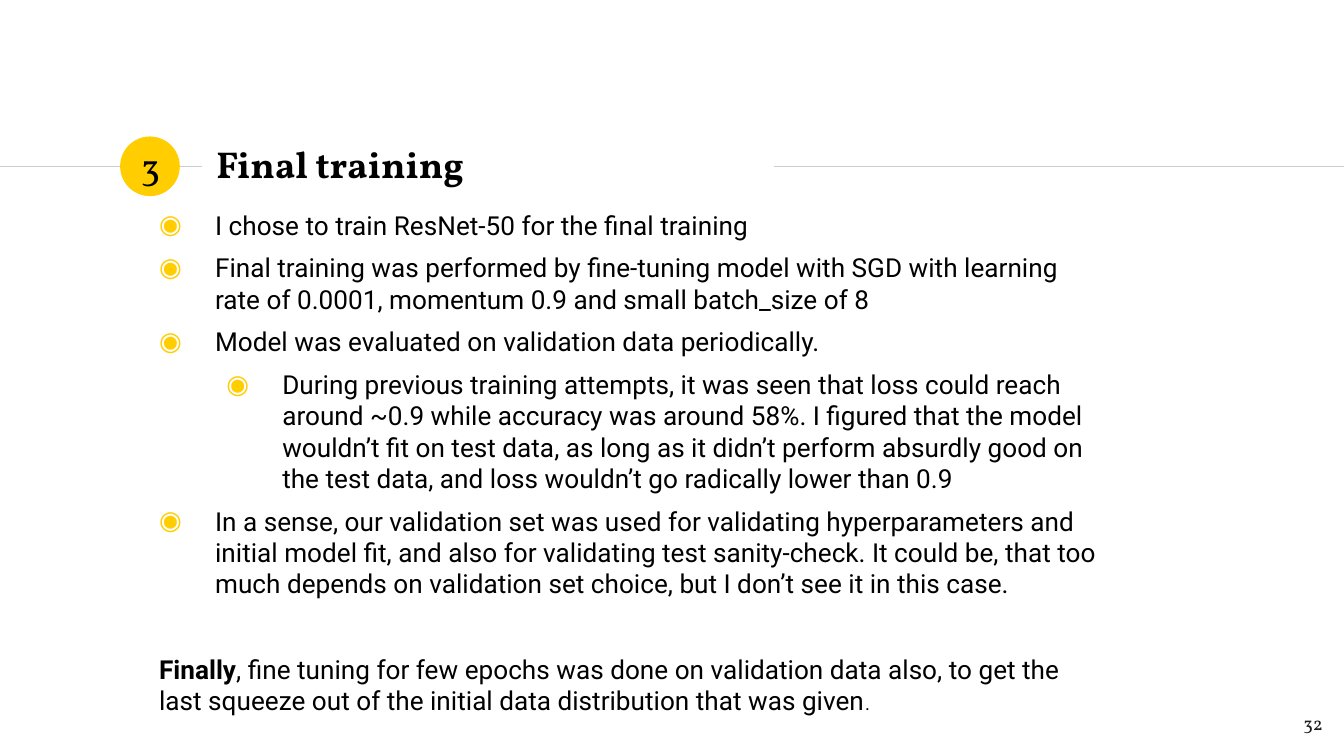
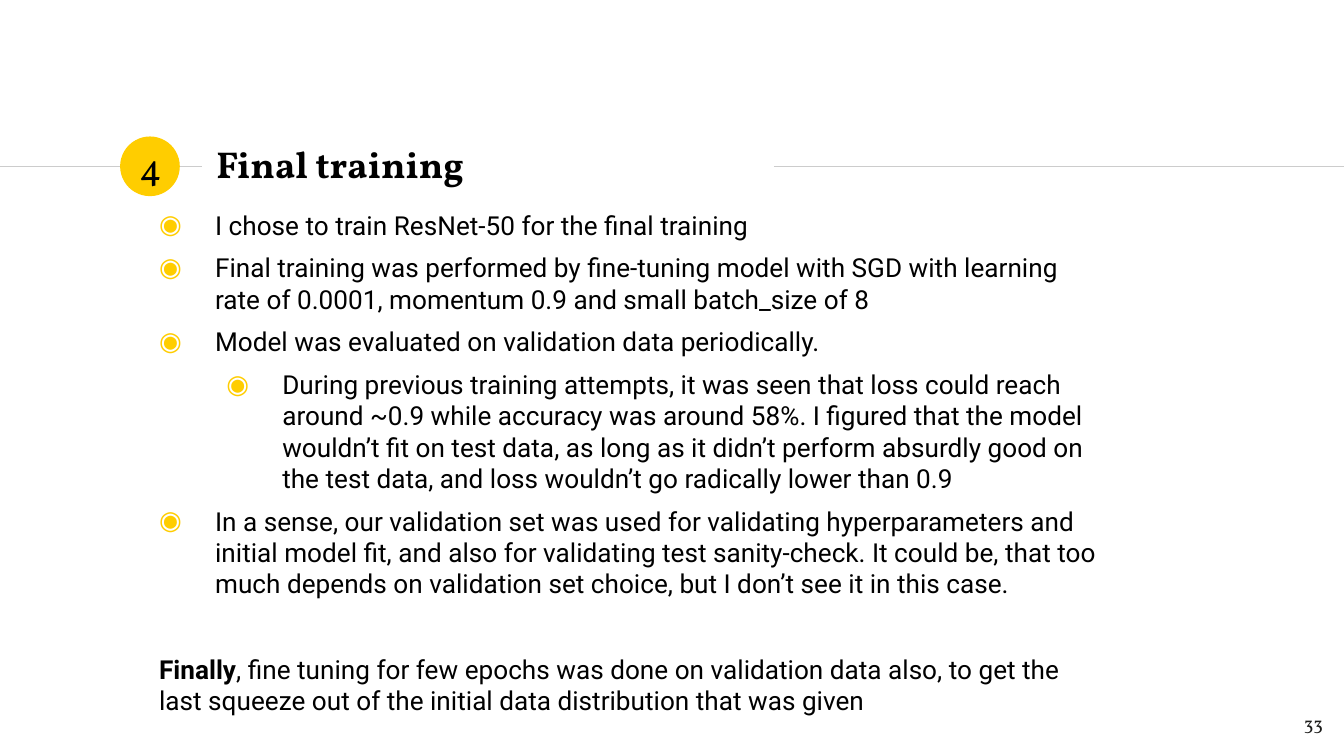
Before and after one commit to TeemuSo/Loop-Q-prize, a slide deck: slide 33 of reports/Sormunen, Teemu_Overview.pptx (slide 32 before the commit). Drawn at 1344x756 pixels with LibreOffice and Linux fonts; fonts in the diff are those of the drawing. Boxes give left, top, right and bottom in pixels: in the first picture for what was removed or moved away, otherwise in the second. Text is boxed around its words. In the diff, an @@ line names an element or a change of style, - is before the commit and + after.

```diff
--- a/reports/Sormunen, Teemu_Overview.pptx
+++ b/reports/Sormunen, Teemu_Overview.pptx
@@ text at (139,161,161,196): text changed @@
-3
+4
@@ text at (159,659,1059,716): text changed @@
-Finally, fine tuning for few epochs was done on validation data also, to get the last squeeze out of the initial data distribution that was given.
+Finally, fine tuning for few epochs was done on validation data also, to get the last squeeze out of the initial data distribution that was given
@@ page number at (1304,720,1323,733): text changed @@
-32
+33
```
Also in this commit, not shown: 16 other slides changed, 1 slide added.
